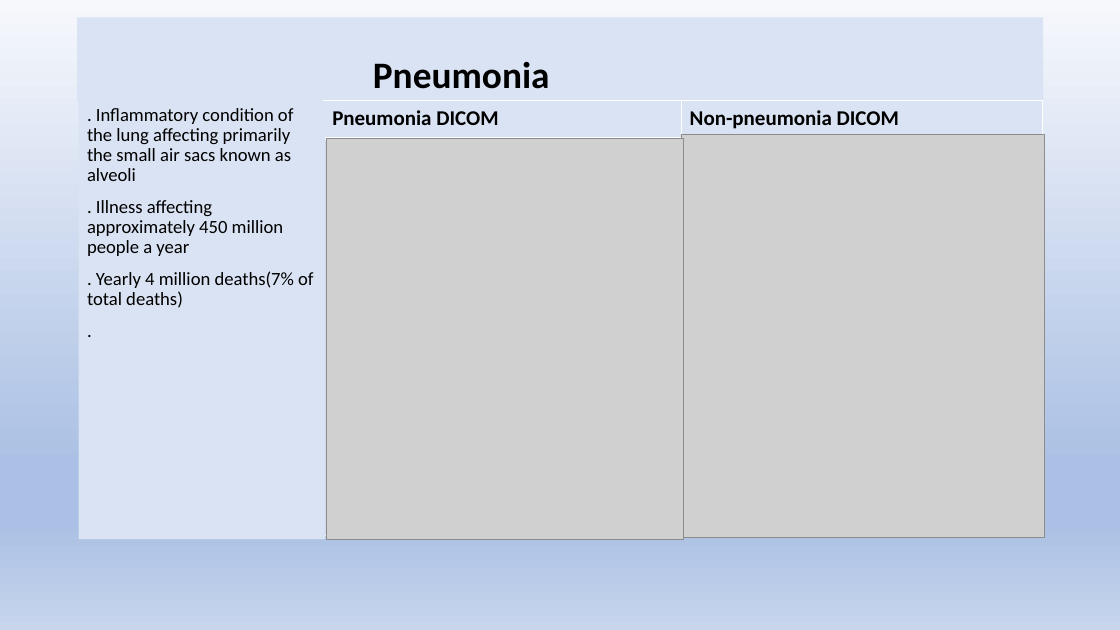
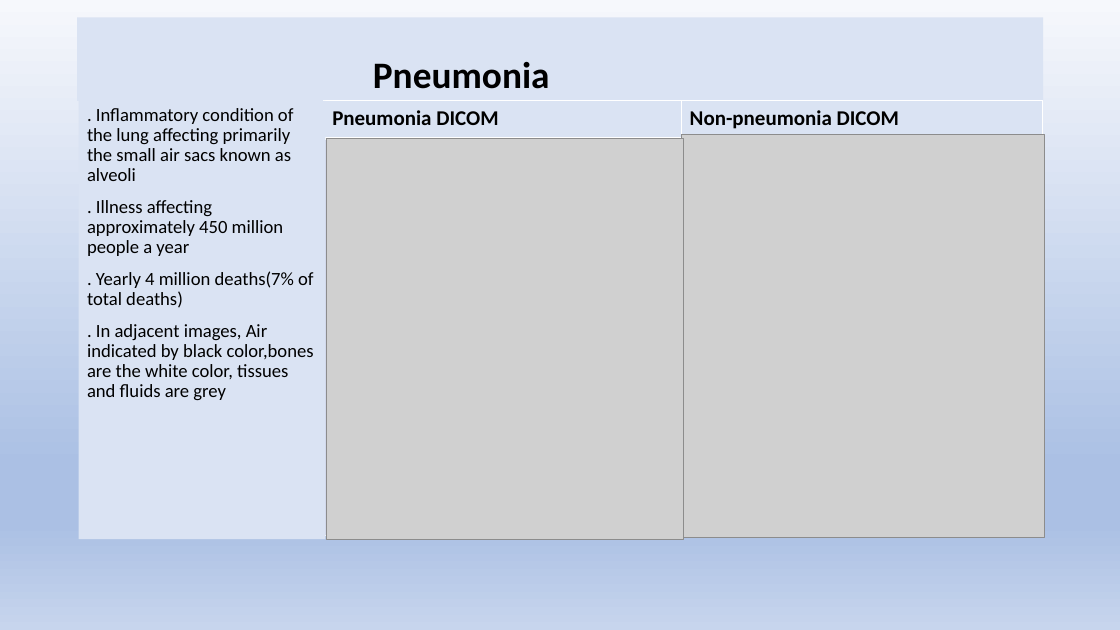
Before and after one commit to SATTOM0108/ai-pneumonia-detection, a slide deck: slide 3 of Final_Report/CapStone-Project.pptx (slide 2 before the commit). Drawn at 1120x630 pixels with LibreOffice and Linux fonts; fonts in the diff are those of the drawing; grey boxes stand for pictures. Boxes give left, top, right and bottom in pixels: in the first picture for what was removed or moved away, otherwise in the second. Text is boxed around its words. In the diff, an @@ line names an element or a change of style, - is before the commit and + after.

```diff
--- a/Final_Report/CapStone-Project.pptx
+++ b/Final_Report/CapStone-Project.pptx
@@ text at <box>87,324,314,401</box>: text changed @@
-.
+. In adjacent images, Air indicated by black color,bones are the white color, tissues and fluids are grey
```
Also in this commit, not shown: 1 other slide changed, 1 slide added, 1 slide removed.
